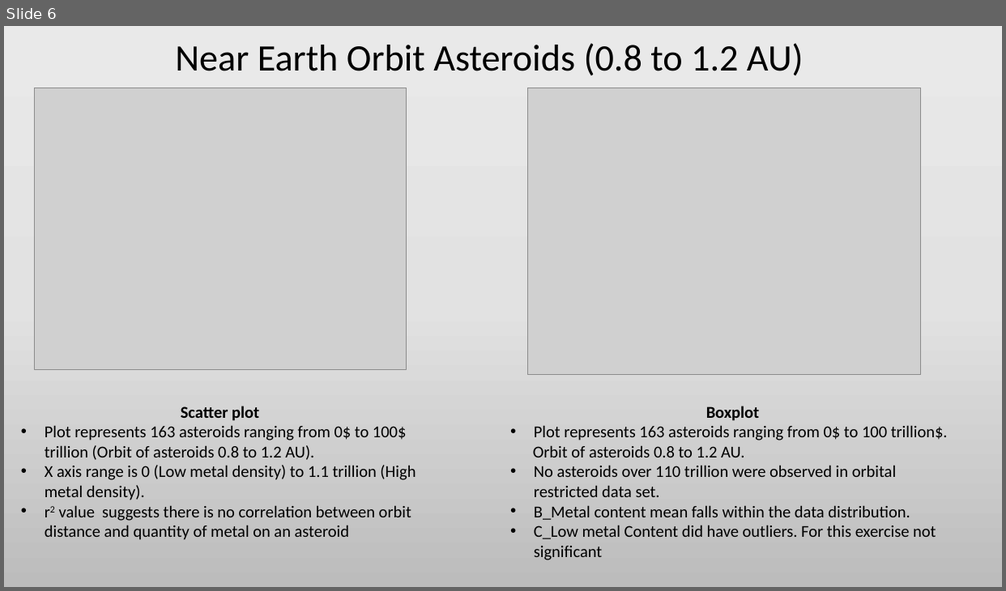
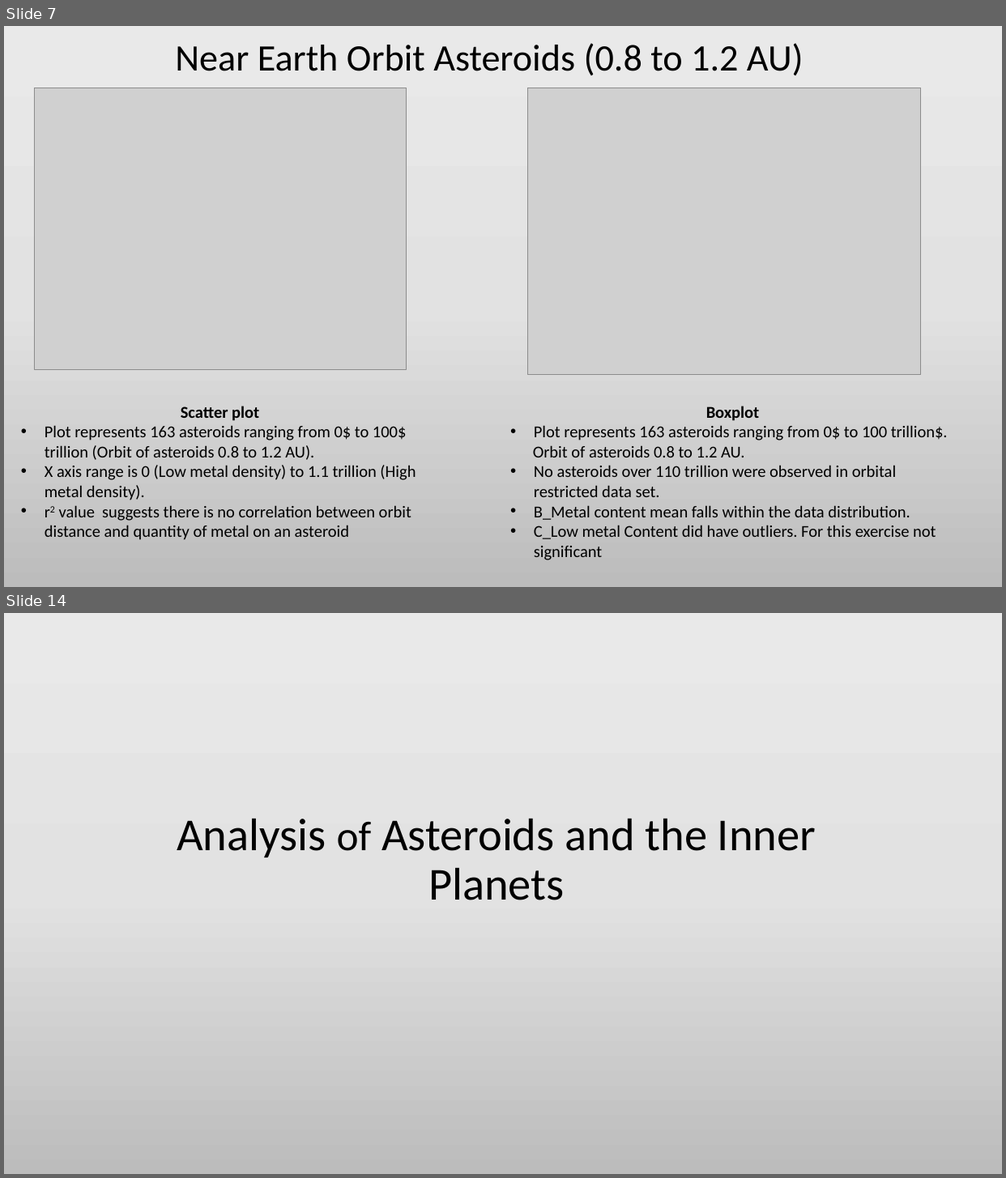
Before and after one commit to Efritch/asteroids_group_g, a slide deck: asteroid_analysisFinal.pptx. Shown one above the other, each under a label of ours: slide 6 before the commit, slides 7 and 14 after it; the slides between them are not shown. The pictures are 1006x591 and 1006x1178 pixels, drawn with LibreOffice and Linux fonts; fonts in the diff are those of the drawing; grey boxes stand for pictures. Boxes give left, top, right and bottom in pixels: in the first picture for what was removed or moved away, otherwise in the second. Text is boxed around its words. In the diff, an @@ line names an element or a change of style, - is before the commit and + after.

```diff
--- a/asteroid_analysisFinal.pptx
+++ b/asteroid_analysisFinal.pptx
@@ slide 14 added at box(4, 613, 1002, 1174), background gradient #EBEAEA to #E4E3E3 to #BDBCBC @@
@@ title added at box(177, 818, 816, 901), 44 pt, text #000000 @@
+Analysis of Asteroids and the Inner Planets
@@ what was slide 6 is now slide 7 @@
```
Also in this commit, not shown: 7 slides changed, 8 other slides added, 3 slides removed.
